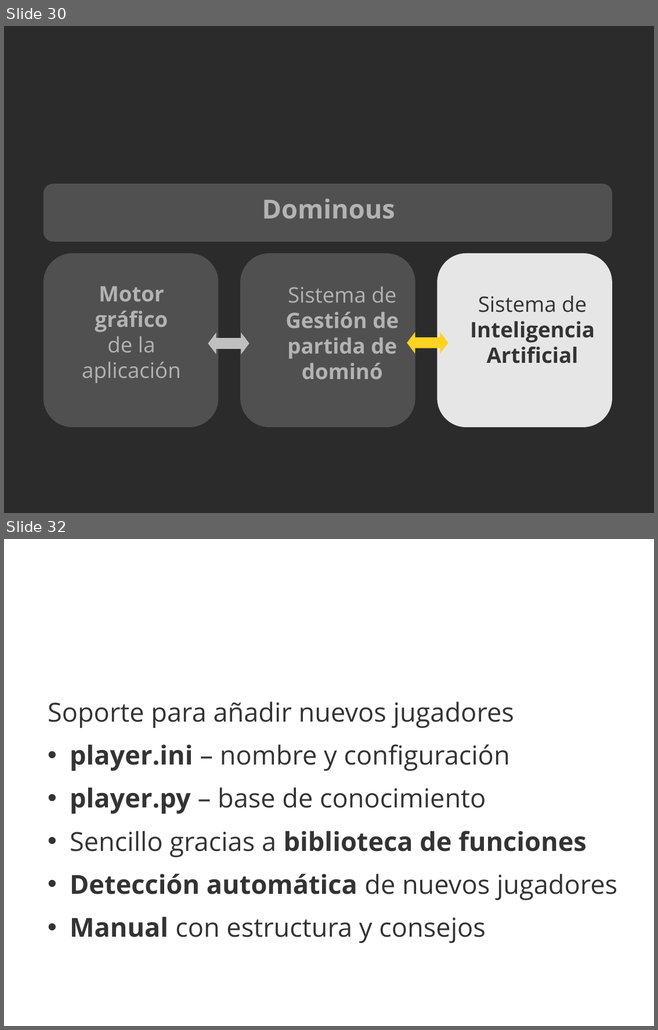
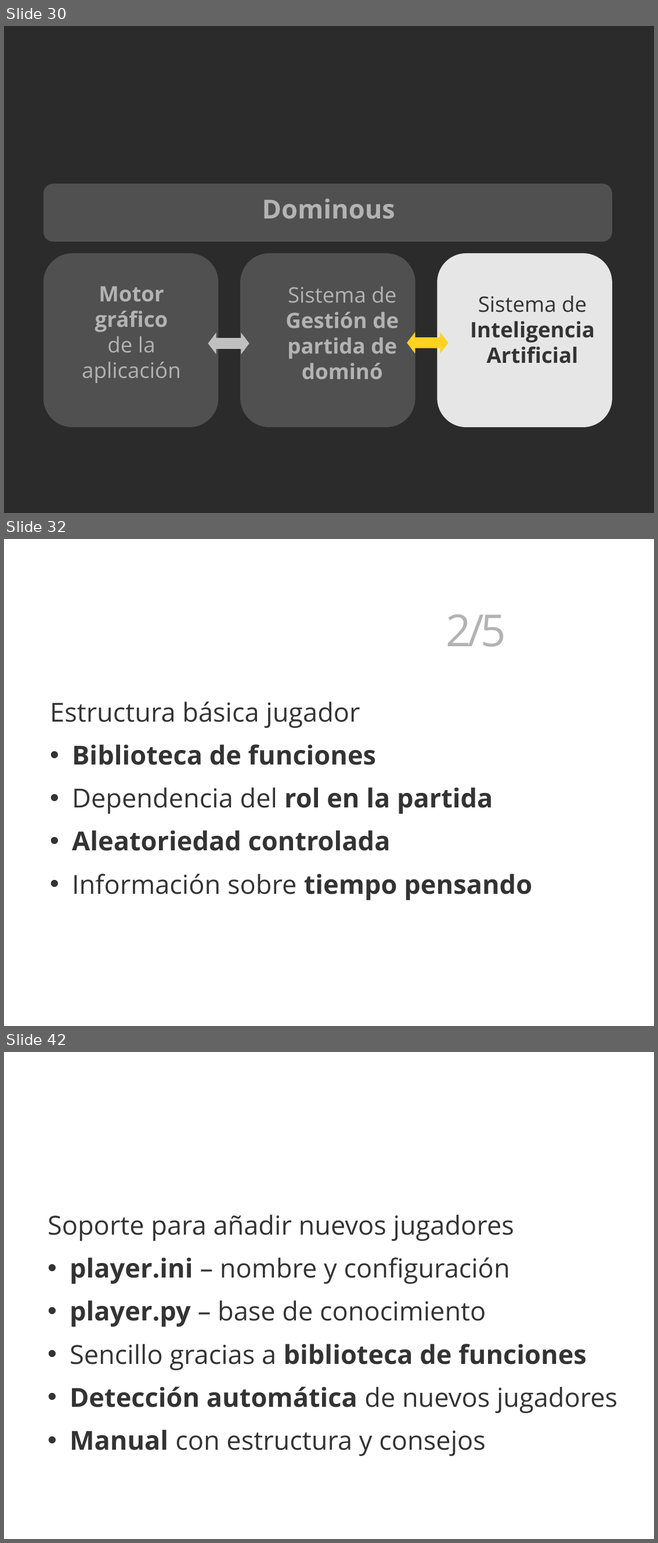
Before and after one commit to 3oheme/dominous, a slide deck: docs/presentacion/presentacion.odp. Shown one above the other, each under a label of ours: slides 30 and 32 before the commit, slides 30, 32 and 42 after it; the slides between them are not shown. The pictures are 658x1030 and 658x1543 pixels, drawn with LibreOffice and Linux fonts; fonts in the diff are those of the drawing; background and template pictures are left out; a plain dark background stands for a picture behind light text. Boxes give left, top, right and bottom in pixels: in the first picture for what was removed or moved away, otherwise in the second. Text is boxed around its words. In the diff, an @@ line names an element or a change of style, - is before the commit and + after.

```diff
--- a/docs/presentacion/presentacion.odp
+++ b/docs/presentacion/presentacion.odp
@@ slide 32 added at [4,539,654,1026], background picture (left out) @@
@@ text added at [446,614,506,647], 54 pt, text #FFFFFF, bold @@
+Inteligencia Artificial 2/5
@@ text added at [50,701,532,900], 32 pt, text #333333, bold @@
+Estructura básica jugador
+• Biblioteca de funciones
+• Dependencia del rol en la partida
+• Aleatoriedad controlada
+• Información sobre tiempo pensando
@@ what was slide 32 is now slide 42 @@
```
Also in this commit, not shown: 1 slide changed, 9 other slides added.
